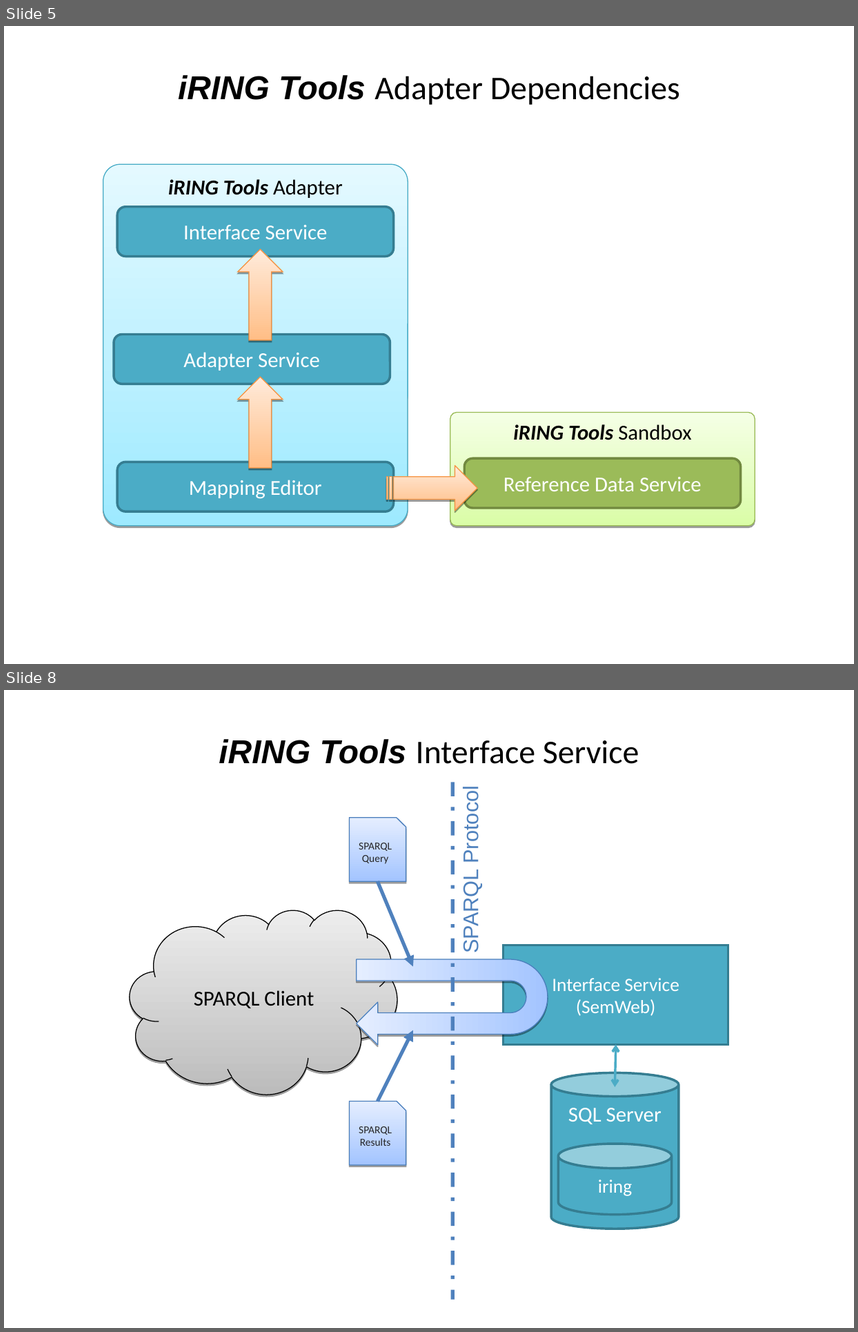
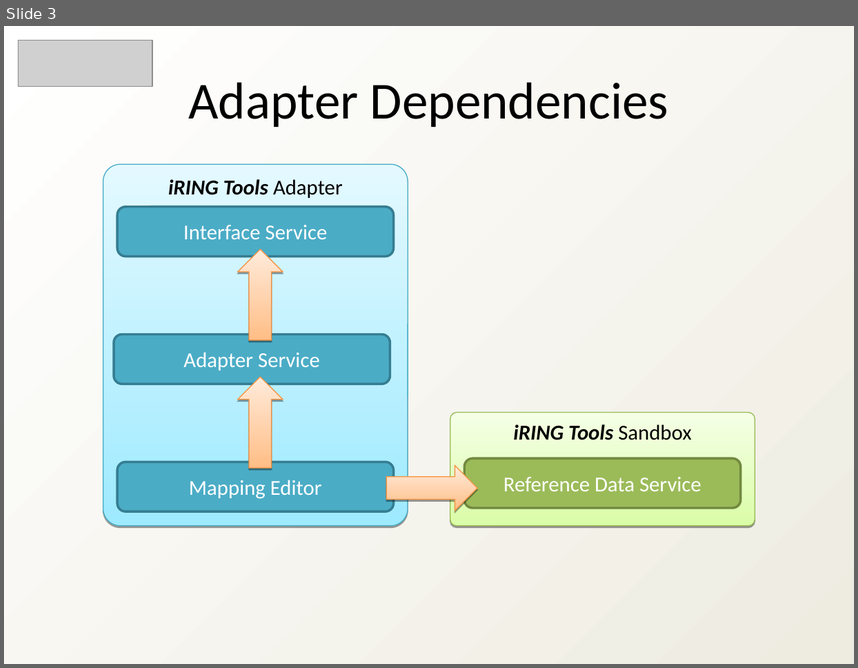
Before and after one commit to heyena/iring-tools, a slide deck: trunk/Documentation/iRING SDK Overview.ppt. Shown one above the other, each under a label of ours: slides 5 and 8 before the commit, slide 3 after it; the slides between them are not shown. The pictures are 858x1332 and 858x668 pixels, drawn with LibreOffice and Linux fonts; fonts in the diff are those of the drawing; grey boxes stand for pictures; background and template pictures are left out. Boxes give left, top, right and bottom in pixels: in the first picture for what was removed or moved away, otherwise in the second. Text is boxed around its words. In the diff, an @@ line names an element or a change of style, - is before the commit and + after.

```diff
--- a/trunk/Documentation/iRING SDK Overview.ppt
+++ b/trunk/Documentation/iRING SDK Overview.ppt
@@ slide 8 removed at (x1=4, y1=690, x2=854, y2=1328), background picture (left out) @@
@@ text removed at (x1=219, y1=739, x2=639, y2=764) @@
-iRING Tools Interface Service
@@ line removed from (452, 782) to (452, 1299) @@
@@ text removed at (x1=459, y1=793, x2=482, y2=951) @@
-SPARQL Protocol
@@ freeform shape removed at (x1=349, y1=818, x2=406, y2=881) @@
-SPARQL Query
@@ arrow removed from (377, 881) to (413, 966) @@
@@ freeform shape removed at (x1=130, y1=909, x2=397, y2=1094) @@
-SPARQL Client
@@ freeform shape removed at (x1=357, y1=958, x2=548, y2=1045) @@
@@ rectangle removed at (x1=504, y1=945, x2=729, y2=1045) @@
-Interface Service
-(SemWeb)
@@ arrow removed from (377, 1101) to (413, 1030) @@
@@ double arrow removed from (616, 1045) to (615, 1087) @@
@@ cylinder removed at (x1=551, y1=1072, x2=679, y2=1228) @@
-SQL Server
@@ freeform shape removed at (x1=349, y1=1101, x2=406, y2=1164) @@
-SPARQL Results
@@ cylinder removed at (x1=558, y1=1143, x2=671, y2=1214) @@
-iring
@@ what was slide 5 is now slide 3 @@
@@ slide 3 changed as well @@
@@ background picture (left out) to gradient #FFFFFF to #EEECE1 @@
@@ picture added at (x1=18, y1=40, x2=153, y2=86) @@
@@ text at (x1=188, y1=82, x2=668, y2=127): text changed; size 28 to 44 pt @@
-iRING Tools Adapter Dependencies
+Adapter Dependencies
@@ freeform shape removed at (x1=386, y1=466, x2=477, y2=510) @@
@@ right arrow added at (x1=386, y1=466, x2=477, y2=510), fill gradient #FFBE86 to #FFEBDB, outline #F69240 0.74 pt @@
```
Also in this commit, not shown: 9 other slides changed, 5 slides added, 4 other slides removed, 1 other file.
